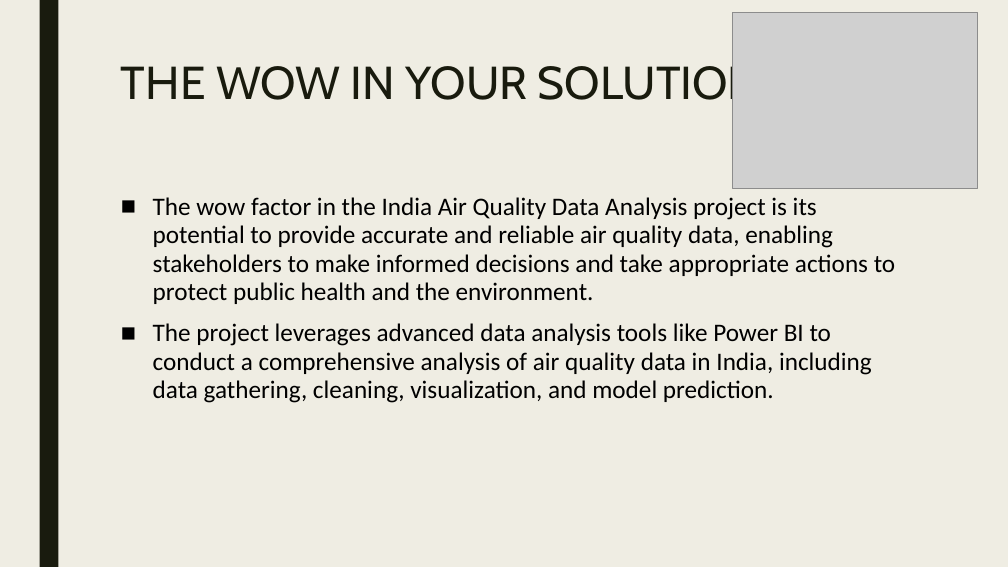
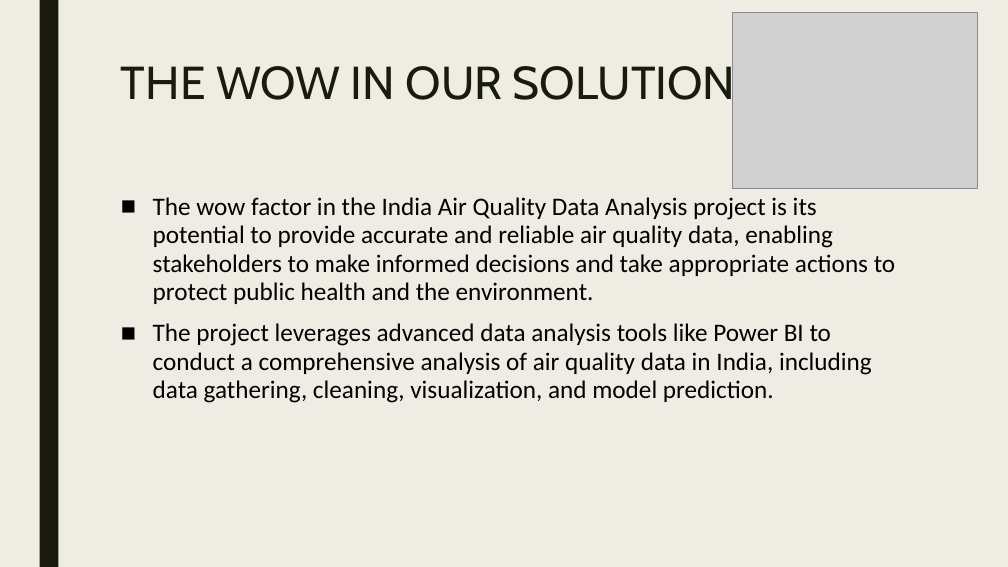
Before and after one commit to anshika20-02/final_AQI, a slide deck: slide 7 of ppt.pptx. Drawn at 1008x567 pixels with LibreOffice and Linux fonts; fonts in the diff are those of the drawing; grey boxes stand for pictures. Boxes give left, top, right and bottom in pixels: in the first picture for what was removed or moved away, otherwise in the second. Text is boxed around its words. In the diff, an @@ line names an element or a change of style, - is before the commit and + after.

```diff
--- a/ppt.pptx
+++ b/ppt.pptx
@@ title at (121, 60, 736, 110): text changed @@
-THE WOW IN YOUR SOLUTION
+THE WOW IN OUR SOLUTION
```
Also in this commit, not shown: 2 other slides changed, 43 other files.
